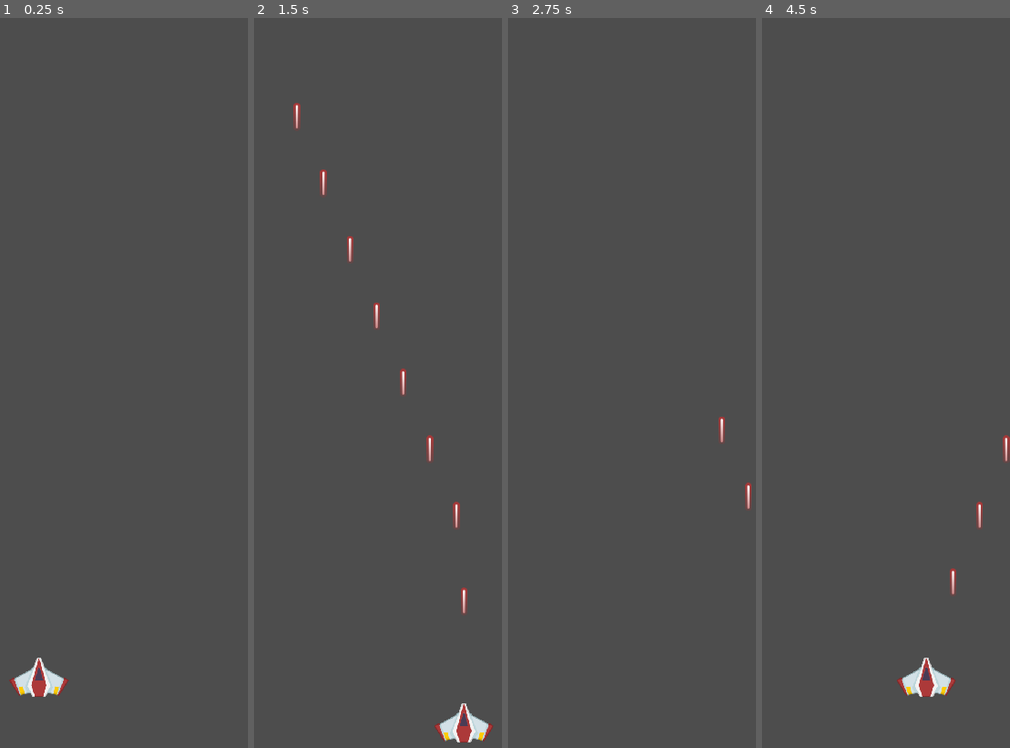
Above: before the commit, frames 1-4 (left to right).
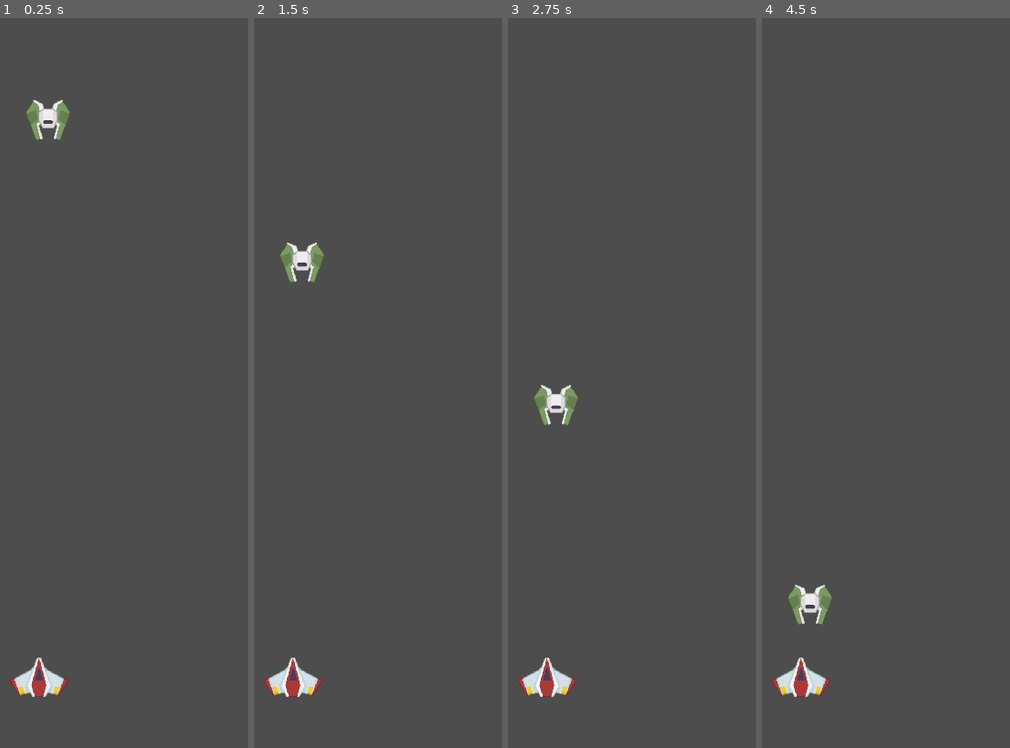
Above: after the commit, the same moments.

Repository: Aec110/Shmup
Game: Godot game, scene res://scenes/game.tscn
Same seed, same stepped clock (60 frames per second), same inputs: the game is played once before the commit and once after it.
Inputs:
- Up to frame 1 (0.25 s): no input
- Up to frame 2 (1.5 s): hold D (move_right) 0.53-1.28 s; hold Space (shoot) 0.53-1.28 s; hold S (move_down) from 1.28 s (still down); tap Space (shoot) at 1.35 s
- Up to frame 3 (2.75 s): release S (move_down) at 2.03 s; hold D (move_right) from 2.03 s (still down); hold Space (shoot) from 2.03 s (still down)
- Up to frame 4 (4.5 s): release D (move_right) at 2.78 s; release Space (shoot) at 2.78 s; hold W (move_up) 2.78-3.53 s; tap Space (shoot) at 2.85, 4.35 s; hold Space (shoot) 3.53-4.28 s; hold A (move_left) from 3.53 s (still down)

The runs differ from the first frame. In frame 1, 0.6% of the frame differs, in the area x 10-29%, y 11-17%; in frame 2, 2.7%, in the area x 3-97%, y 11-100%; in frame 3, 1.4%; in frame 4, 2.2%.
Error after the commit: Parse Error: Class "Player" hides a global script class. (res://scripts/Player.gd:1)

Commit message:
Created Enemy

Diff:
--- a/project.godot
+++ b/project.godot
@@ -63,6 +63,12 @@
 ]
 }
 
+[layer_names]
+
+2d_physics/layer_1="player"
+2d_physics/layer_2="enemy"
+2d_physics/layer_3="laser"
+
 [rendering]
 
 renderer/rendering_method="gl_compatibility"
--- /dev/null
+++ b/scenes/enemy.tscn
@@ -0,0 +1,40 @@
+[gd_scene load_steps=5 format=3 uid="uid://c3qv23442k1xg"]
+
+[ext_resource type="Texture2D" uid="uid://oo0mydvabhmt" path="res://assets/enemyGreen1.png" id="1_45b72"]
+[ext_resource type="Script" path="res://scripts/enemy.gd" id="1_062e2"]
+
+[sub_resource type="CircleShape2D" id="CircleShape2D_brxuw"]
+radius = 46.0109
+
+[sub_resource type="GDScript" id="GDScript_5gaa5"]
+script/source = "extends CollisionShape2D
+
+
+# Called when the node enters the scene tree for the first time.
+func _ready():
+	pass # Replace with function body.
+
+
+# Called every frame. 'delta' is the elapsed time since the previous frame.
+func _process(delta):
+	pass
+"
+
+[node name="Enemy" type="Area2D"]
+collision_layer = 2
+collision_mask = 5
+script = ExtResource("1_062e2")
+
+[node name="Sprite2D" type="Sprite2D" parent="."]
+texture_filter = 1
+texture = ExtResource("1_45b72")
+
+[node name="CollisionShape2D" type="CollisionShape2D" parent="."]
+shape = SubResource("CircleShape2D_brxuw")
+script = SubResource("GDScript_5gaa5")
+
+[node name="VisibleOnScreenNotifier2D" type="VisibleOnScreenNotifier2D" parent="."]
+position = Vector2(0, -65)
+
+[connection signal="body_entered" from="." to="." method="_on_body_entered"]
+[connection signal="screen_exited" from="VisibleOnScreenNotifier2D" to="." method="_on_visible_on_screen_notifier_2d_screen_exited"]
--- a/scenes/game.tscn
+++ b/scenes/game.tscn
@@ -1,7 +1,8 @@
-[gd_scene load_steps=3 format=3 uid="uid://q08hn5wvbumo"]
+[gd_scene load_steps=4 format=3 uid="uid://q08hn5wvbumo"]
 
 [ext_resource type="Script" path="res://scripts/game.gd" id="1_pa7jr"]
 [ext_resource type="PackedScene" uid="uid://pe56yjjy5o60" path="res://scenes/Player.tscn" id="3_5cy2t"]
+[ext_resource type="PackedScene" uid="uid://c3qv23442k1xg" path="res://scenes/enemy.tscn" id="3_hao7i"]
 
 [node name="Game" type="Node2D"]
 script = ExtResource("1_pa7jr")
@@ -14,3 +15,7 @@
 position = Vector2(265.035, 867)
 
 [node name="LaserContainer" type="Node2D" parent="."]
+
+[node name="Enemy" parent="." instance=ExtResource("3_hao7i")]
+position = Vector2(277, 97)
+scale = Vector2(0.65, 0.65)
--- a/scenes/laser.tscn
+++ b/scenes/laser.tscn
@@ -8,6 +8,9 @@
 height = 38.0
 
 [node name="Laser" type="Area2D"]
+texture_filter = 1
+collision_layer = 4
+collision_mask = 2
 script = ExtResource("1_tny8s")
 
 [node name="Sprite2D" type="Sprite2D" parent="."]
@@ -20,4 +23,5 @@
 position = Vector2(0, 32)
 scale = Vector2(0.4375, 0.2875)
 
+[connection signal="area_entered" from="." to="." method="_on_area_entered"]
 [connection signal="screen_exited" from="VisibleOnScreenNotifier2D" to="." method="_on_visible_on_screen_notifier_2d_screen_exited"]
--- a/scenes/player.tscn
+++ b/scenes/player.tscn
@@ -4,6 +4,7 @@
 [ext_resource type="Texture2D" uid="uid://cmlvwnslx2nq8" path="res://assets/playerShip2_red.png" id="2_pvdfo"]
 
 [node name="Player" type="CharacterBody2D" groups=["player"]]
+collision_mask = 2
 motion_mode = 1
 script = ExtResource("1_ivjot")
 
--- /dev/null
+++ b/scripts/enemy.gd
@@ -0,0 +1,19 @@
+class_name Enemy extends Area2D
+
+@export var speed = 150
+
+func _physics_process(delta):
+	global_position.y += speed * delta
+
+func die():
+	queue_free()
+
+
+func _on_body_entered(body):
+	if body is Player:
+		body.die()
+		die()
+
+
+func _on_visible_on_screen_notifier_2d_screen_exited():
+	queue_free()
--- a/scripts/laser.gd
+++ b/scripts/laser.gd
@@ -1,18 +1,15 @@
 extends Area2D
 
-@export var speed = 750
-
-# Called when the node enters the scene tree for the first time.
-func _ready():
-	pass # Replace with function body.
+@export var speed = 600
 
 func _physics_process(delta):
 	global_position.y += -speed * delta
 
-# Called every frame. 'delta' is the elapsed time since the previous frame.
-func _process(delta):
-	pass
-
 
 func _on_visible_on_screen_notifier_2d_screen_exited():
 	queue_free()
+
+func _on_area_entered(area):
+	if area is Enemy:
+		area.die()
+		queue_free()
--- a/scripts/player.gd
+++ b/scripts/player.gd
@@ -1,9 +1,9 @@
-extends CharacterBody2D
+class_name Player extends CharacterBody2D
 
 signal laser_shot(laser_scene, location)
 
 @export var speed = 300
-@export var rate_of_fire = 0.1
+@export var rate_of_fire := 0.15
 @onready var muzzle = $Muzzle
 
 var laser_scene = preload("res://scenes/laser.tscn")
@@ -27,3 +27,6 @@
 
 func shoot():
 	laser_shot.emit(laser_scene, muzzle.global_position)
+
+func die():
+	queue_free()
Binary file added: assets/enemyGreen1.png
Not shown, added: assets/enemyGreen1.png.import
